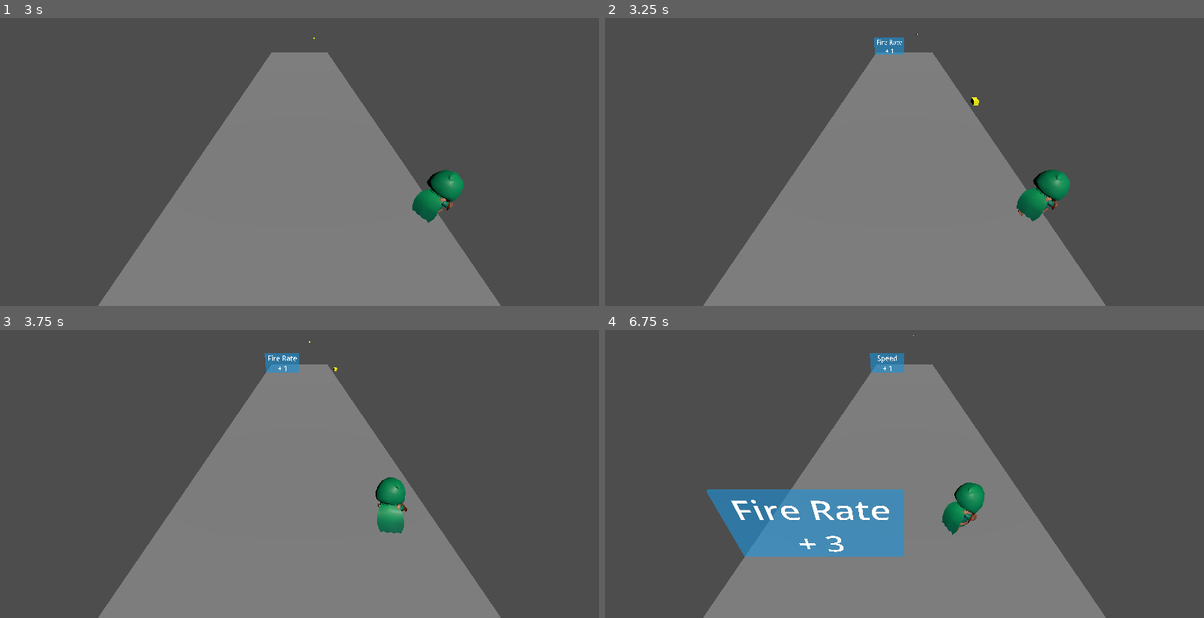
Above: before the commit, frames 1-4 (two rows, left to right).
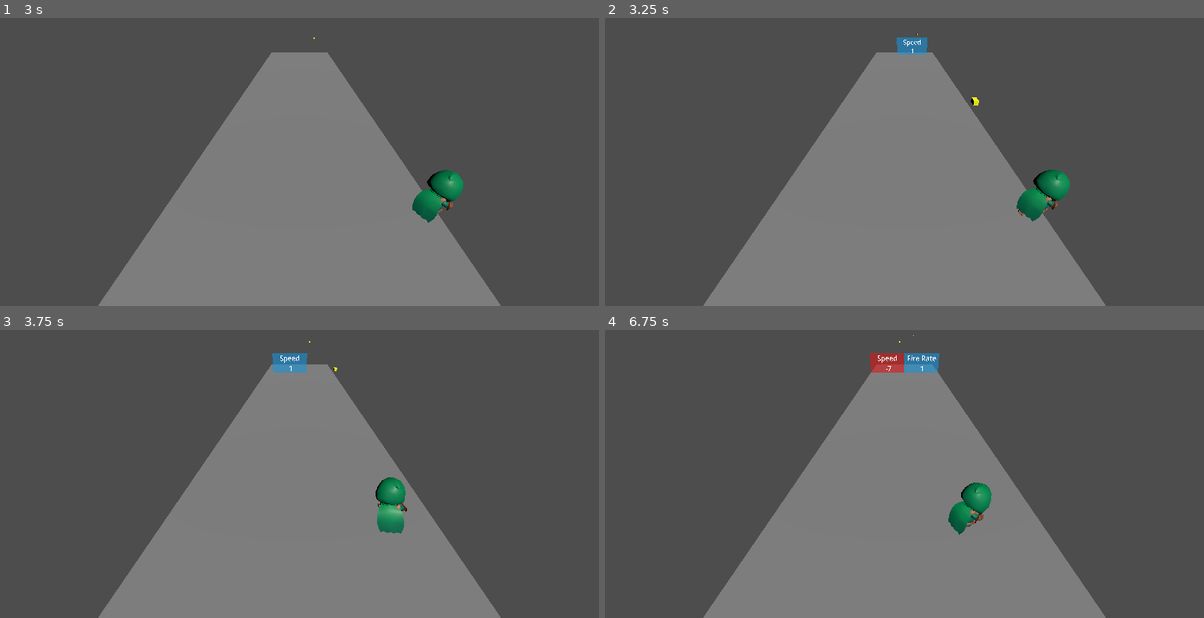
Above: after the commit, the same moments.

Repository: RoldLorenzo/ad_game
Game: Godot game, scene res://scenes/main.tscn
Two runs of this game, one before a commit and one after it. Both use one fixed random seed, a clock stepped at 60 frames per second and the inputs below.
Inputs:
- Up to frame 1 (3 s): tap Enter at 0.5 s; hold D (move_right) 0.53-1.28 s; hold A (move_left) 1.28-2.03 s; hold D (move_right) from 2.03 s (still down)
- Up to frame 2 (3.25 s): keep holding D (move_right)
- Up to frame 3 (3.75 s): release D (move_right) at 3.53 s; hold A (move_left) from 3.53 s (still down)
- Up to frame 4 (6.75 s): release A (move_left) at 5.78 s; hold D (move_right) from 5.78 s (still down)

Frame 1 is identical in both runs. In frame 2, 0.5% of the frame differs, in the area x 44-54%, y 6-13%; in frame 3, 0.2%; in frame 4, 8.4%, in the area x 16-65%, y 3-79%.

Commit message:
change upgrade area spawn mechanics and negative areas

Diff:
--- a/scenes/player.tscn
+++ /dev/null
@@ -1,32 +0,0 @@
-[gd_scene load_steps=6 format=3 uid="uid://ca6id1c57nqu5"]
-
-[ext_resource type="Script" uid="uid://b4m246jw57var" path="res://scripts/player.gd" id="1_3vyb7"]
-[ext_resource type="PackedScene" uid="uid://danpm1iwkgo1u" path="res://scenes/bullet.tscn" id="2_g2els"]
-
-[sub_resource type="CapsuleShape3D" id="CapsuleShape3D_g2els"]
-radius = 0.75
-height = 3.0
-
-[sub_resource type="StandardMaterial3D" id="StandardMaterial3D_3vyb7"]
-albedo_color = Color(0, 0, 1, 1)
-
-[sub_resource type="CapsuleMesh" id="CapsuleMesh_qhqgy"]
-radius = 0.75
-height = 3.0
-
-[node name="Player" type="CharacterBody3D"]
-script = ExtResource("1_3vyb7")
-bullet_scene = ExtResource("2_g2els")
-
-[node name="CollisionShape3D" type="CollisionShape3D" parent="."]
-shape = SubResource("CapsuleShape3D_g2els")
-
-[node name="MeshInstance3D" type="MeshInstance3D" parent="."]
-material_override = SubResource("StandardMaterial3D_3vyb7")
-mesh = SubResource("CapsuleMesh_qhqgy")
-
-[node name="ShootTimer" type="Timer" parent="."]
-wait_time = 1.5
-autostart = true
-
-[connection signal="timeout" from="ShootTimer" to="." method="_on_shoot_timer_timeout"]
--- a/scenes/upgrade_area.tscn
+++ b/scenes/upgrade_area.tscn
@@ -1,13 +1,9 @@
-[gd_scene load_steps=6 format=3 uid="uid://ys4mt3vjts4o"]
+[gd_scene load_steps=5 format=3 uid="uid://ys4mt3vjts4o"]
 
-[ext_resource type="Script" path="res://scripts/upgrade_area.gd" id="1_w12fs"]
+[ext_resource type="Script" uid="uid://4qldsoac1dc4" path="res://scripts/upgrade_area.gd" id="1_w12fs"]
 
 [sub_resource type="BoxShape3D" id="BoxShape3D_eor7y"]
 size = Vector3(7.5, 4, 0.1)
-
-[sub_resource type="StandardMaterial3D" id="StandardMaterial3D_rlo4u"]
-transparency = 1
-albedo_color = Color(0, 0.662745, 1, 0.588235)
 
 [sub_resource type="BoxMesh" id="BoxMesh_rbq5u"]
 size = Vector3(7.5, 4, 0.1)
@@ -22,7 +18,6 @@
 shape = SubResource("BoxShape3D_eor7y")
 
 [node name="MeshInstance3D" type="MeshInstance3D" parent="."]
-material_override = SubResource("StandardMaterial3D_rlo4u")
 mesh = SubResource("BoxMesh_rbq5u")
 
 [node name="Sprite3D" type="Sprite3D" parent="."]
--- a/scripts/main.gd
+++ b/scripts/main.gd
@@ -1,12 +1,36 @@
 extends Node
 
 @export var upgrade_area_scene: PackedScene
-@onready var spawn_points = [$LeftSpawnPoint, $RightSpawnPoint]
+@onready var spawn_positions = [$LeftSpawnPoint.position, $RightSpawnPoint.position]
 
+# Spawns either:
+# Two upgrade areas side by side, one negative and one positive;
+# One upgrade area that moves side to side (that could be positive or negative)
 func _on_spawn_timer_timeout() -> void:
-	var upgrade_area: UpgradeArea = upgrade_area_scene.instantiate()
+	var spawn_amnt = randi_range(1, 2)
+	var is_positive = [true, false].pick_random()
 
-	var spawn_point = spawn_points.pick_random()
-	upgrade_area.position = spawn_point.position
+	if spawn_amnt == 1:
+		var upgrade_area: UpgradeArea = upgrade_area_scene.instantiate()
+
+		var spawn_position = spawn_positions.pick_random()
+
+		var x_speed = randi_range(5, 10)
+		x_speed = x_speed if spawn_position.x < 0 else -x_speed
+
+		add_upgrade_area(upgrade_area, spawn_position, is_positive, x_speed)
+	else:
+		var upgrade_area_left: UpgradeArea = upgrade_area_scene.instantiate()
+		var upgrade_area_right: UpgradeArea = upgrade_area_scene.instantiate()
+
+		add_upgrade_area(upgrade_area_left, spawn_positions[0], is_positive, 0)
+		add_upgrade_area(upgrade_area_right, spawn_positions[1], not is_positive, 0)
+
+func add_upgrade_area(upgrade_area: UpgradeArea, position: Vector3, is_positive: bool, x_speed: int) -> void:
+	upgrade_area.position = position
+	upgrade_area.x_speed = x_speed
+
+	if not is_positive:
+		upgrade_area.value = randi_range(-10, -3)
 
 	self.add_child(upgrade_area)
--- a/scripts/player.gd
+++ b/scripts/player.gd
@@ -31,7 +31,6 @@
 func upgrade_fire_rate(time_off: float) -> void:
 	var new_time = $ShootTimer.wait_time - time_off
 	$ShootTimer.wait_time = max(new_time, min_fire_rate)
-	print(new_time)
 
 func upgrade_speed(increase: int) -> void:
 	speed = min(speed + increase, max_speed)
--- a/scripts/upgrade_area.gd
+++ b/scripts/upgrade_area.gd
@@ -1,16 +1,39 @@
 extends Area3D
 class_name UpgradeArea
 
+const upgrade_types = ["Fire Rate", "Speed"]
+const max_x = 3.75
+const min_x = -3.75
+
+var blue = Color.from_rgba8(0, 170, 255, 150)
+var red = Color.from_rgba8(255, 0, 0, 150)
+var x_speed = 0
+var value = 1
 @export var speed = 15
-const upgrade_types = ["Fire Rate", "Speed"]
+@onready var upgrade = upgrade_types.pick_random()
 
-var value = 1
-@onready var upgrade = upgrade_types.pick_random()
+func _ready() -> void:
+	var material = StandardMaterial3D.new()
+	material.transparency = BaseMaterial3D.TRANSPARENCY_ALPHA
+	$MeshInstance3D.material_override = material
 
 func _physics_process(delta: float) -> void:
 	position.z += speed * delta
+	position.x += x_speed * delta
 
-	$SubViewport/Label.text = upgrade + "\n+ " + str(value)
+	if value >= 0:
+		$MeshInstance3D.material_override.albedo_color = blue
+	else:
+		$MeshInstance3D.material_override.albedo_color = red
+
+	if position.x >= max_x:
+		position.x = max_x
+		x_speed *= -1
+	if position.x <= min_x:
+		position.x = min_x
+		x_speed *= -1
+
+	$SubViewport/Label.text = upgrade + "\n " + str(value)
 
 	if not $VisibleOnScreenNotifier3D.is_on_screen(): free()
 
Not shown: 1 places in scenes/main.tscn that only renumber resources
